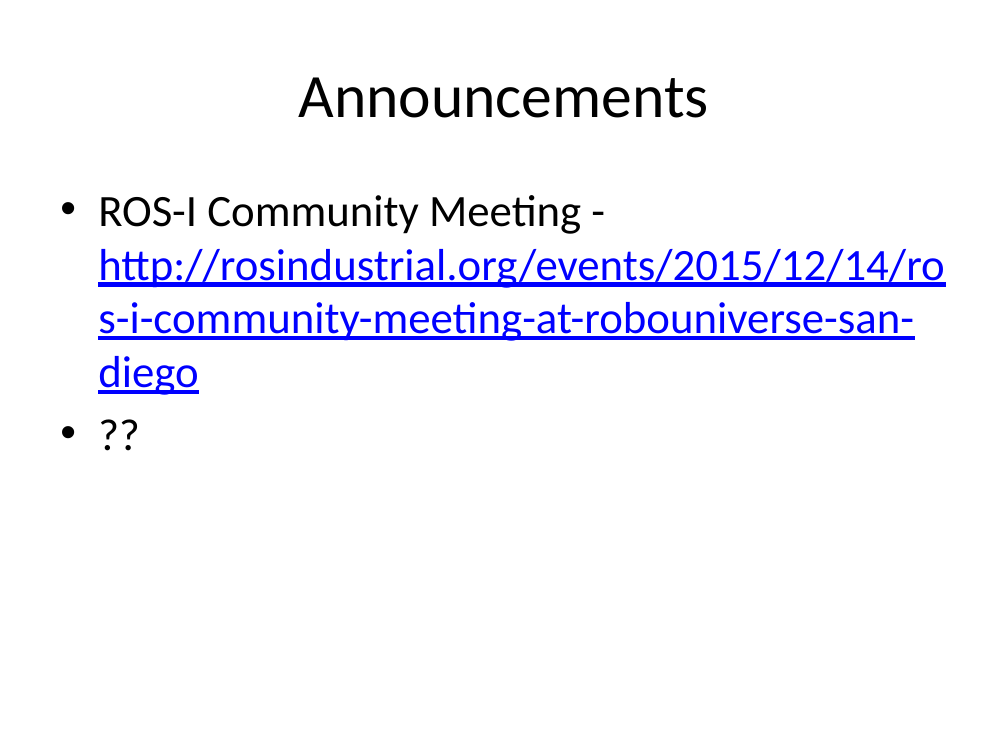
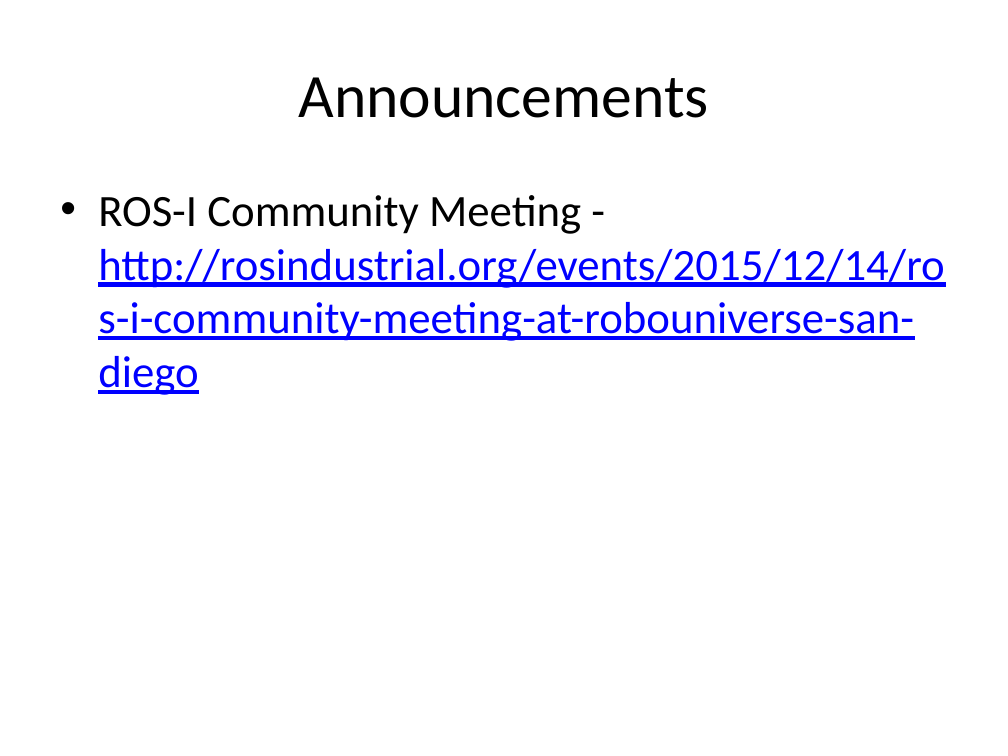
Before and after one commit to ros-industrial/ros_industrial_meetings, a slide deck: slide 12 of developer_meeting_notes/2015_12_08/meeting_agenda.pptx (slide 9 before the commit). Drawn at 1008x756 pixels with LibreOffice and Linux fonts; fonts in the diff are those of the drawing. Boxes give left, top, right and bottom in pixels: in the first picture for what was removed or moved away, otherwise in the second. Text is boxed around its words. In the diff, an @@ line names an element or a change of style, - is before the commit and + after.

```diff
--- a/developer_meeting_notes/2015_12_08/meeting_agenda.pptx
+++ b/developer_meeting_notes/2015_12_08/meeting_agenda.pptx
@@ text at bbox=[98, 195, 944, 395]: paragraph removed @@
-• ??
```
Also in this commit, not shown: 6 other slides changed, 3 slides added.
